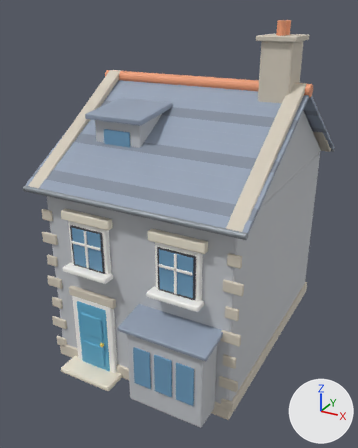
What one commit did to the Blender file source-art/bayview/cottage_c.blend.
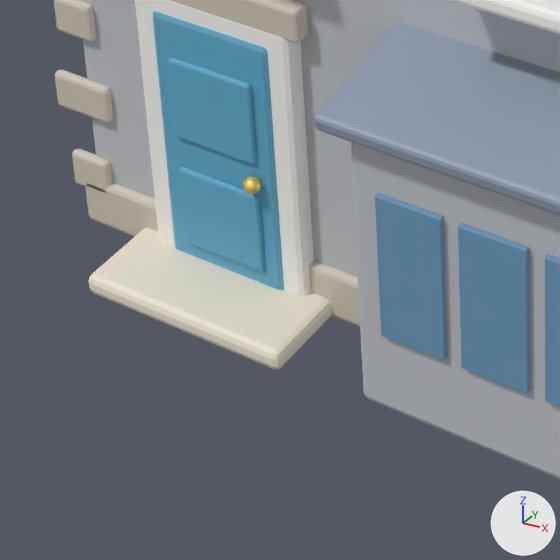
Old and new are each drawn whole from a camera (50 mm lens) standing at (6.24, -12.5, 9.6) and looking at (-0.28, -0.64, 3.67) and again close up on the part from 11% to 50% of the width and 67% to 98% of the height. Arrows for +X, +Y and +Z are at lower right; the lights stay in place. The older version's two pictures come first.

The older version as bpy lines, for what is in view:
```python
me_cube = bpy.data.meshes.new('Cube')
me_cube.from_pydata(...)  # 5700 vertices, 5482 faces; spans x -3.08..3.08, y -4.45..4.2, z -2.69..6.64
me_cube.materials.append(mat_tint_wallstone)  # light grey #c4c7cb
me_cube.materials.append(mat_stonedark)  # pale yellow #d4cbbc
me_cube.materials.append(mat_roofslate)  # greyish blue #95a2b5
me_cube.materials.append(mat_roofslatedark)  # greyish blue #818b9b
me_cube.materials.append(mat_metal)  # grey #959ba2
me_cube.materials.append(mat_rooftile)  # orange #ef9e76
me_cube.materials.append(mat_whitetrim)  # white #fcfaf6
me_cube.materials.append(mat_tint_door)  # blue #61adce
me_cube.materials.append(mat_gold)  # yellow #fddf6f
me_cube.materials.append(mat_stone)  # pale yellow #efe7d4
me_cube.materials.append(mat_glass)  # blue #6f9ebf
me_cube.materials.append(mat_black)  # dark grey #3f3f45
# before: 3472 (-2.15, -4.15, -2.65), 3473 (-2.15, -4.2, -2.6) at pixel (91, 290), 3474 (-2.2, -4.15, -2.6), 3475 (-2.15, -4.19, -2.64) at pixel (93, 293), 3476 (-2.18, -4.18, -2.63) at pixel (91, 290)
# before: 3477 (-2.19, -4.19, -2.6) at pixel (89, 287), 3478 (-2.19, -4.15, -2.64), 3486 (-2.15, -3.55, -2.65), 3487 (-2.2, -3.55, -2.6), 3488 (-2.15, -3.5, -2.6)
# before: 3489 (-2.19, -3.55, -2.64), 3490 (-2.18, -3.52, -2.63), 3491 (-2.19, -3.51, -2.6), 3492 (-2.15, -3.51, -2.64), 3500 (-0.55, -4.15, -2.65)
# before: 3501 (-0.5, -4.15, -2.6) at pixel (282, 364), 3502 (-0.55, -4.2, -2.6) at pixel (272, 366), 3503 (-0.51, -4.15, -2.64) at pixel (281, 367), 3504 (-0.52, -4.18, -2.63) at pixel (278, 369), 3505 (-0.51, -4.19, -2.6) at pixel (278, 366)
# before: 3506 (-0.55, -4.19, -2.64) at pixel (274, 369), 3514 (-0.55, -3.55, -2.65), 3515 (-0.55, -3.5, -2.6), 3516 (-0.5, -3.55, -2.6) at pixel (333, 311), 3517 (-0.55, -3.51, -2.64)
# before: 3518 (-0.52, -3.52, -2.63), 3519 (-0.51, -3.51, -2.6), 3520 (-0.51, -3.55, -2.64) at pixel (331, 315)
ob_visual = bpy.data.objects.new('Visual', me_cube)
ob_visual.location = (0.0, 0.0, 2.65)
```
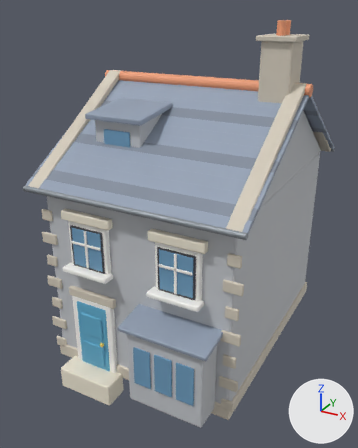
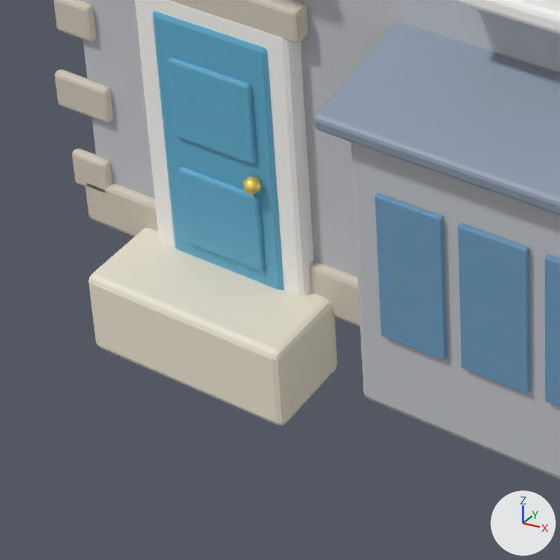
Location of each change, (x1, y1, x2, y2) in pixels of the close-ups (560 x 560 px; the box of a moved part takes in the faces that stretch with it):
part 1 of me_cube, moved or reshaped: before (89, 282, 332, 369); after (89, 282, 337, 425)

Edits to the bpy script that builds the scene:
```text
Change me_cube:
    used by ob_visual; location = (0.0, 0.0, 2.65)
    verts and faces of me_cube; kept vertices keep their numbers, new ones are numbered from 5700
    remove me_cube.from_pydata(...)  # 5700 vertices, 5482 faces; spans x -3.08..3.08, y -4.45..4.2, z -2.69..6.64
    add me_cube.from_pydata(...)  # 5644 vertices, 5428 faces; spans x -3.08..3.08, y -4.45..3.91, z -3.15..6.64
    me_cube part 1
    add for i in [*range(3472, 3479), *range(3486, 3493), *range(3500, 3507), *range(3514, 3521)]: verts[i] += (0.0, 0.0, -0.5)
    other edits to the shape of me_cube do not show in these pictures
```
